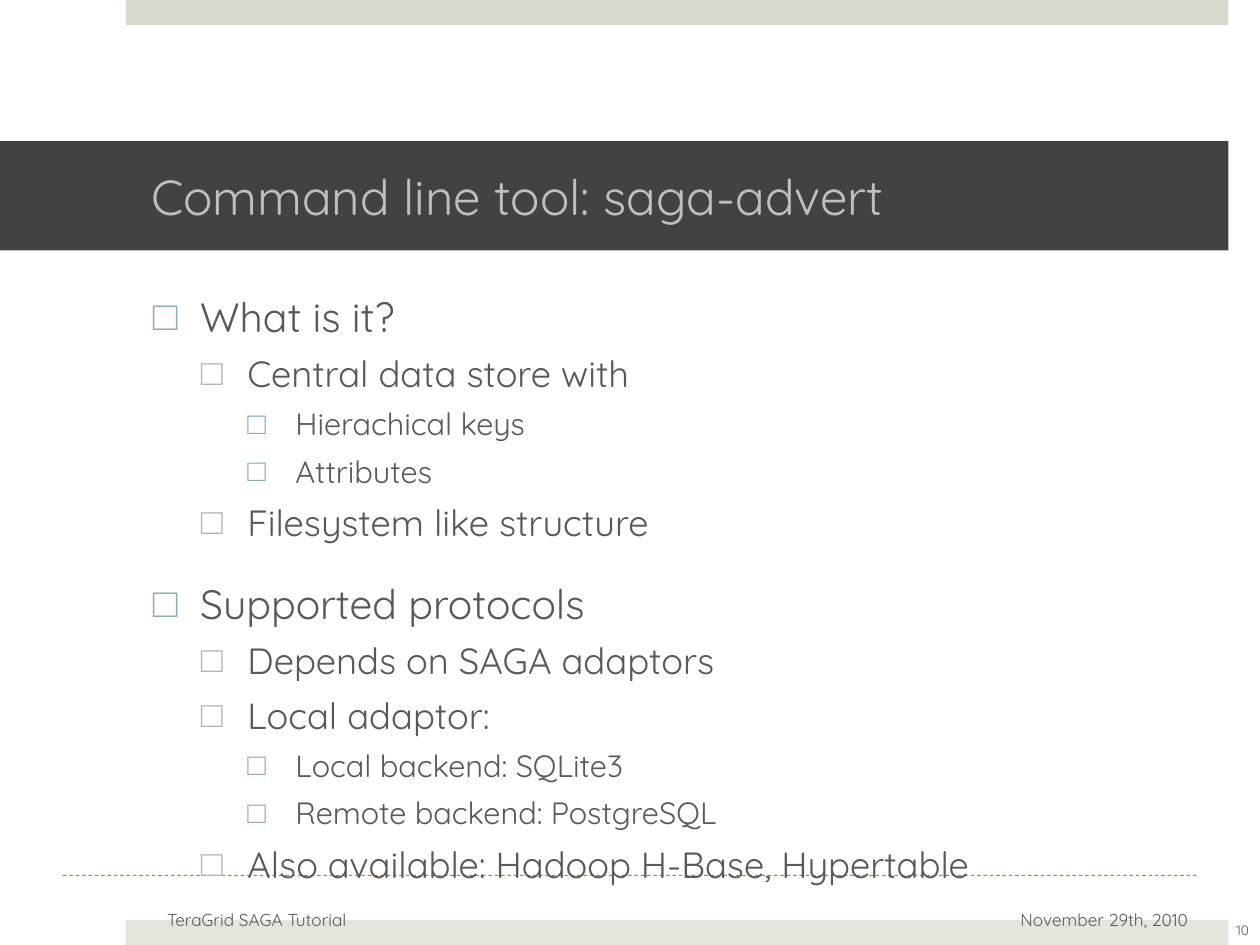
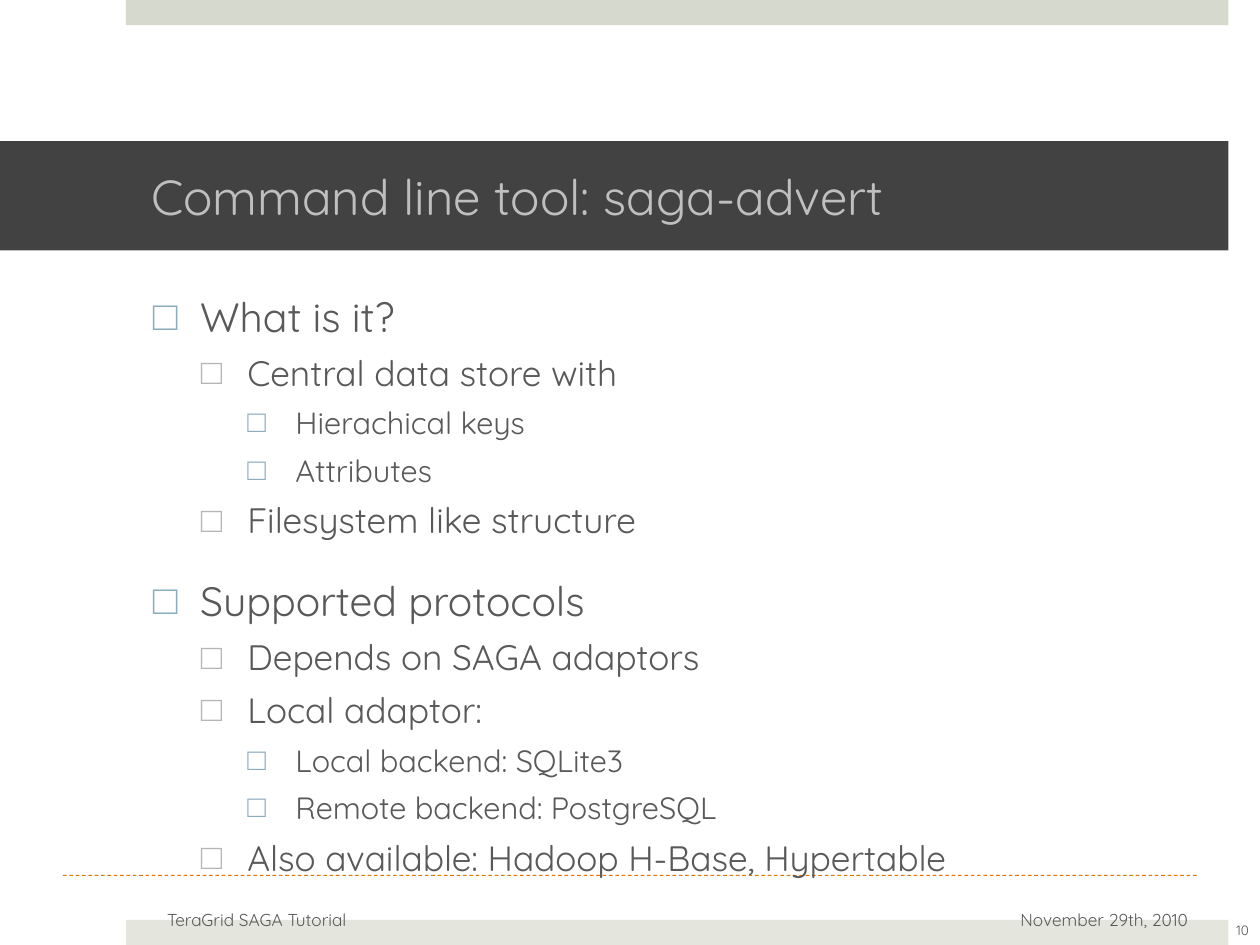
Before and after one commit to saga-project/saga-cpp-legacy-projects, a slide deck: slide 10 of tutorial/general_tutorial/SAGA-API-levels.pptx. Drawn at 1260x945 pixels with LibreOffice and Linux fonts; fonts in the diff are those of the drawing; background and template pictures are left out. Boxes give left, top, right and bottom in pixels: in the first picture for what was removed or moved away, otherwise in the second. Text is boxed around its words. In the diff, an @@ line names an element or a change of style, - is before the commit and + after.

```diff
--- a/tutorial/general_tutorial/SAGA-API-levels.pptx
+++ b/tutorial/general_tutorial/SAGA-API-levels.pptx
@@ text at box(247, 360, 946, 878): size 29.6 to 28.7 pt in "Central data store with", "Filesystem like structure", "Depends on SAGA adaptors", "Local adaptor:" and 1 more places @@
```
Also in this commit, not shown: 3 other slides changed, 1 slide added, 1 slide removed.
